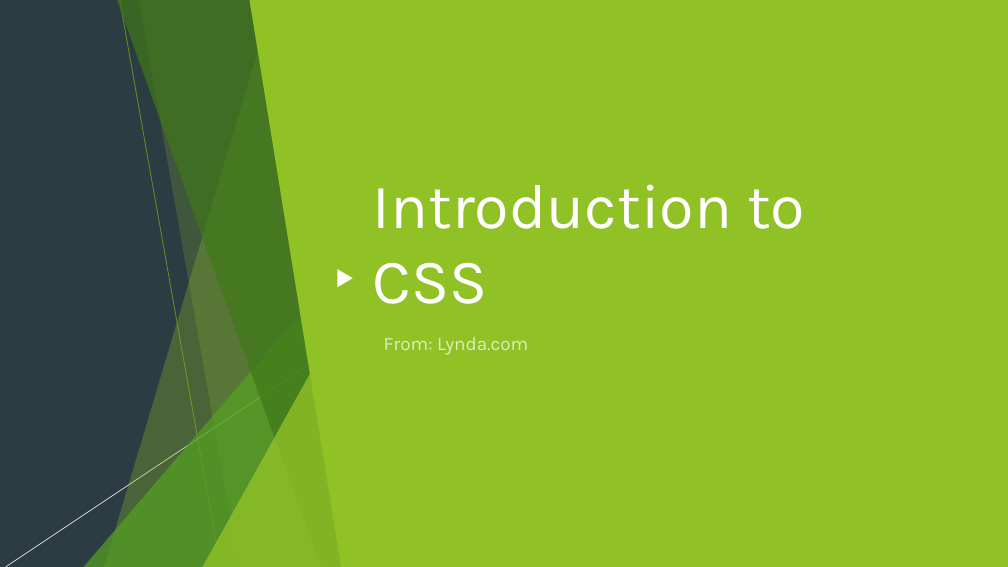
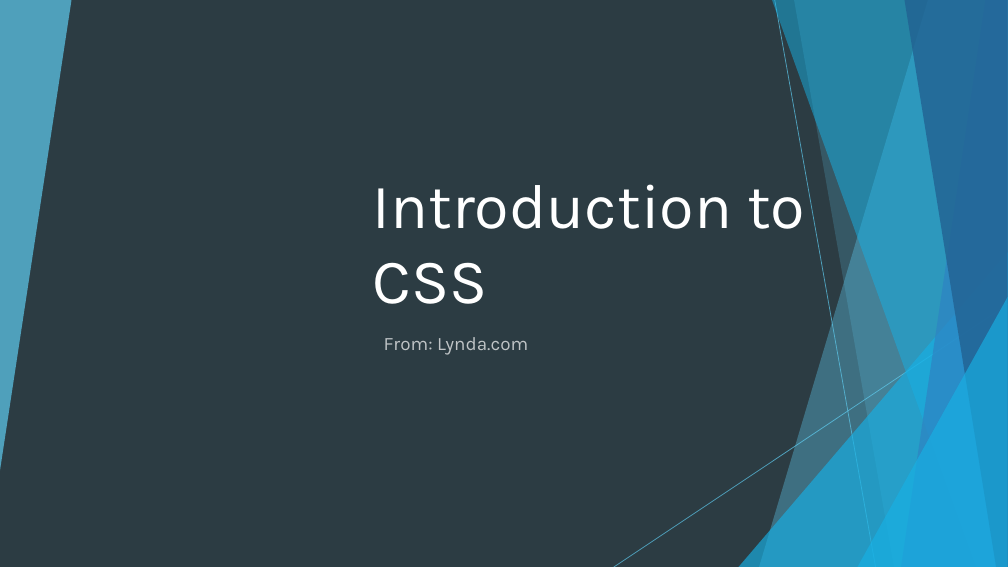
Before and after one commit to anumsh/Introduction-To-CSS, a slide deck: slide 1 of Introduction-to-CSS.pptx. Drawn at 1008x567 pixels with LibreOffice and Linux fonts; fonts in the diff are those of the drawing. Boxes give left, top, right and bottom in pixels: in the first picture for what was removed or moved away, otherwise in the second. Text is boxed around its words. In the diff, an @@ line names an element or a change of style, - is before the commit and + after.

```diff
--- a/Introduction-to-CSS.pptx
+++ b/Introduction-to-CSS.pptx
@@ triangle removed at [0, 0, 70, 469] @@
@@ rectangle removed at [0, 0, 1008, 567] @@
@@ freeform shape added at [0, 0, 71, 470], fill #5FCBEF at 70% opacity @@
@@ freeform shape removed at [104, 0, 353, 567] @@
@@ freeform shape removed at [116, 0, 352, 567] @@
@@ line removed from (119, 0) to (221, 567) @@
@@ freeform shape removed at [139, 0, 353, 567] @@
@@ freeform shape removed at [250, 0, 1008, 567] @@
@@ freeform shape at [759, 0, 1008, 567]: fill #90C226 at 30% opacity to #5FCBEF at 36% opacity @@
@@ freeform shape at [772, 0, 1008, 567]: fill #3F7819 at 70% opacity to #17B0E4 at 50% opacity @@
@@ line (775, 0) - (876, 567): stroke #000000 0.75 pt to #5FCBEF 0.75 pt @@
@@ freeform shape at [794, 0, 1008, 567]: fill #90C226 at 20% opacity to #5FCBEF at 20% opacity @@
@@ freeform shape at [901, 0, 1008, 567]: fill #C0E474 at 70% opacity to #2E83C3 at 70% opacity @@
@@ freeform shape at [904, 0, 1008, 567]: fill #90C226 at 65% opacity to #226292 at 80% opacity @@
@@ triangle removed at [83, 252, 352, 567] @@
@@ triangle removed at [337, 269, 352, 287] @@
@@ triangle at [739, 252, 1008, 567]: fill #54A021 at 72% opacity to #17B0E4 at 66% opacity @@
@@ triangle removed at [203, 297, 353, 567] @@
@@ triangle at [858, 297, 1008, 567]: fill #90C226 at 80% opacity to #17B0E4 at 66% opacity @@
@@ line removed from (399, 305) to (5, 567) @@
@@ line (1008, 305) - (614, 567): stroke #000000 0.75 pt to #5FCBEF 0.75 pt @@
```
Also in this commit, not shown: 39 other slides changed, 5 slides added, 1 other file.
